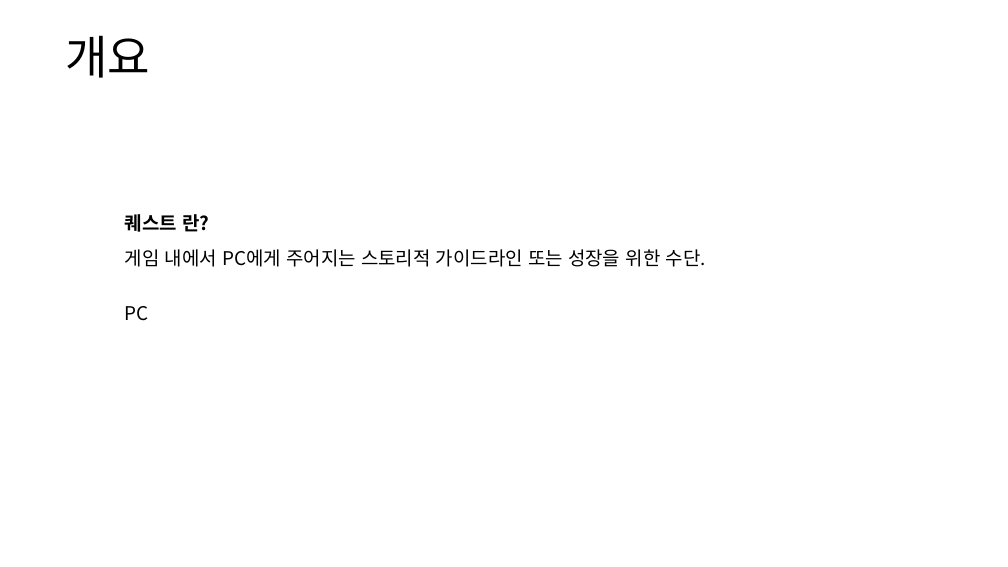
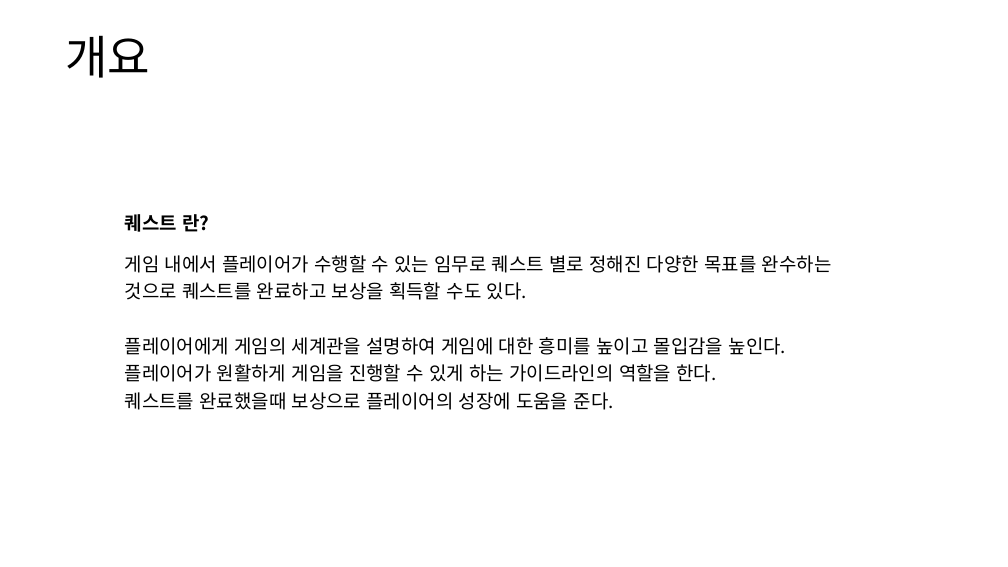
Before and after one commit to yjk0401/unityenginebasic_9th, a slide deck: slide 3 of 기획/방랑엽사전/퀘스트 시스템 기획서.pptx. Drawn at 1008x567 pixels with LibreOffice and Linux fonts; fonts in the diff are those of the drawing. Boxes give left, top, right and bottom in pixels: in the first picture for what was removed or moved away, otherwise in the second. Text is boxed around its words. In the diff, an @@ line names an element or a change of style, - is before the commit and + after.

```diff
--- a/기획/방랑엽사전/퀘스트 시스템 기획서.pptx
+++ b/기획/방랑엽사전/퀘스트 시스템 기획서.pptx
@@ table at (117, 205, 891, 414) @@
-row 2, column 1: 게임 내에서 PC에게 주어지는 스토리적 가이드라인 또는 성장을 위한 수단. / PC
+row 2, column 1: 게임 내에서 플레이어가 수행할 수 있는 임무로 퀘스트 별로 정해진 다양한 목표를 완수하는 것으로 퀘스트를 완료하고 보상을 획득할 수도 있다. / 플레이어에게 게임의 세계관을 설명하여 게임에 대한 흥미를 높이고 몰입감을 높인다. / 플레이어가 원활하게 게임을 진행할 수 있게 하는 가이드라인의 역할을 한다. / 퀘스트를 완료했을때 보상으로 플레이어의 성장에 도움을 준다.
@@ list level 1 to 2 in "퀘스트 란?" @@
```
Also in this commit, not shown: 1 slide added.
